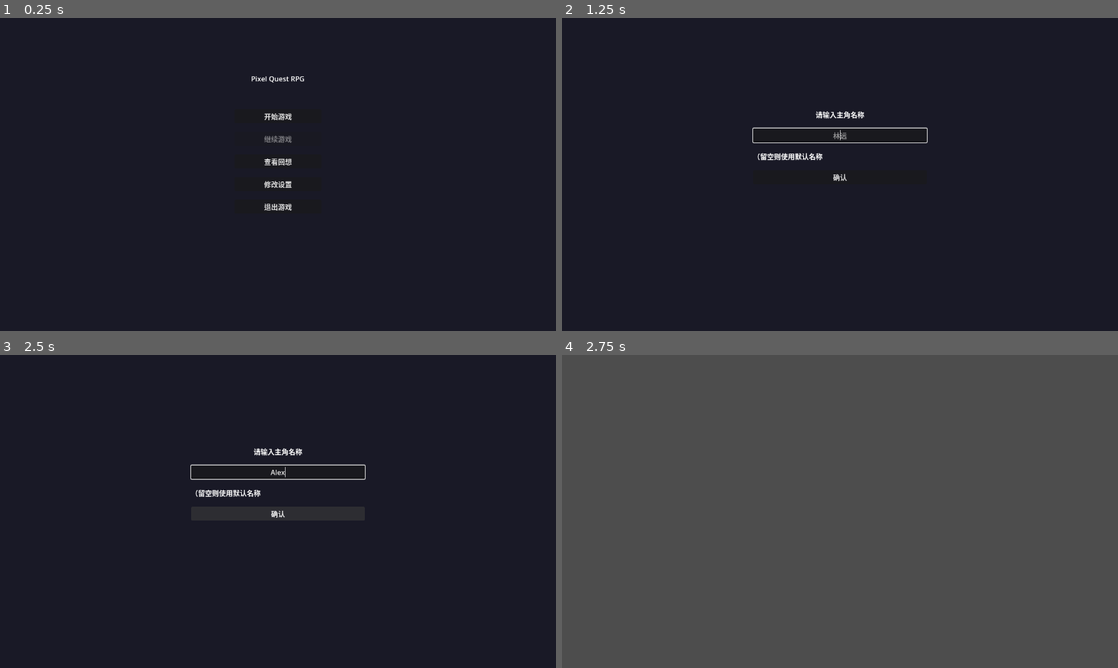
Above: before the commit, frames 1-4 (two rows, left to right).
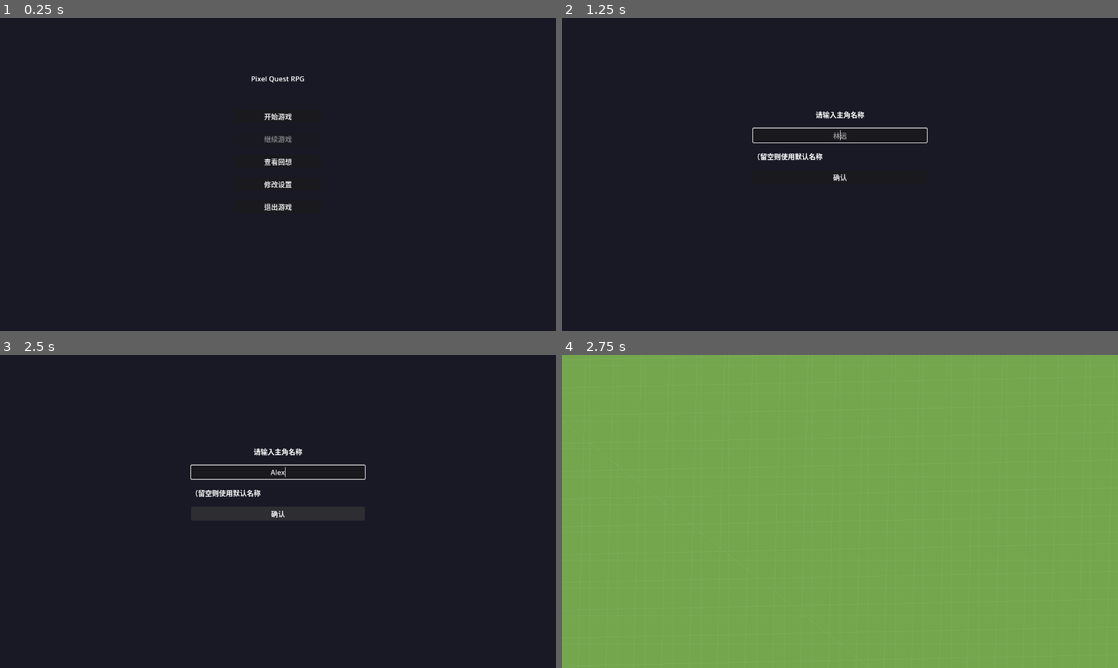
Above: after the commit, the same moments.

Repository: yfh349958021/pixel-quest-rpg
Game: Godot game, scene res://scenes/MainMenu.tscn
Two runs of this game, one before a commit and one after it. Both use one fixed random seed, a clock stepped at 60 frames per second and the inputs below.
Inputs (mouse positions are in pixels of both pictures, inside the frame that each line leads up to):
- Up to frame 1 (0.25 s): no input
- Up to frame 2 (1.25 s): click "开始游戏" at 0.5 s
- Up to frame 3 (2.5 s): click (278, 473) at 1.27 s; type "Alex" at 1.35 s; click "确认" at 2 s
- Up to frame 4 (2.75 s): no input

Frames 1-3 are identical in both runs. In frame 4, 100% of the frame differs, in the area x 0-100%, y 0-100%.

Commit message:
fix: 修复地图不显示和ESC菜单按钮无法点击
Bug1: game_world.gd缺少MapManager.load_map()调用
- 只调用了setup()但没有load_map()
- 导致await map_loaded永远挂起,玩家不显示

Bug2: SystemMenu缺少process_mode=Always
- get_tree().paused=true后所有子节点停止处理输入
- CanvasLayer需要process_mode=3才能在暂停时响应

Diff:
--- a/scenes/SystemMenu.tscn
+++ b/scenes/SystemMenu.tscn
@@ -5,6 +5,7 @@
 
 [node name="SystemMenu" type="CanvasLayer"]
 layer = 100
+process_mode = 3
 script = ExtResource("1_sys")
 
 [node name="Panel" type="Panel" parent="."]
--- a/src/ui/game_world.gd
+++ b/src/ui/game_world.gd
@@ -8,31 +8,30 @@
 var _system_menu: CanvasLayer = null
 
 func _ready() -> void:
-	# 初始化MapManager
+	# 初始化MapManager并加载当前地图
 	MapManager.setup(map_container)
+	MapManager.load_map(GameManager.current_map_id)
+	await MapManager.map_loaded
 	# 加载系统菜单
 	var menu_scene: PackedScene = load("res://scenes/SystemMenu.tscn")
 	if menu_scene:
 		_system_menu = menu_scene.instantiate()
 		add_child(_system_menu)
-	# 连接NPC交互信号(延迟连接，等MapManager生成NPC后)
-	await MapManager.map_loaded
+	# 连接NPC交互信号
 	_connect_npc_signals()
 	# 设置玩家位置
 	player.position = GameManager.player_position
 	player.freeze_movement(false)
+	# 监听后续地图切换
+	MapManager.map_loaded.connect(_on_map_loaded)
 
 func _connect_npc_signals() -> void:
 	for npc: Node in MapManager.get_current_npcs():
 		if npc.has_signal("dialogue_requested"):
 			if not npc.dialogue_requested.is_connected(_on_npc_dialogue_requested):
 				npc.dialogue_requested.connect(_on_npc_dialogue_requested)
-	# 监听后续地图切换的NPC生成
-	if not MapManager.map_loaded.is_connected(_on_map_loaded):
-		MapManager.map_loaded.connect(_on_map_loaded)
 
 func _on_map_loaded(_map_id: int, _map_name: String) -> void:
-	# 地图切换后重新连接NPC信号
 	await get_tree().process_frame
 	_connect_npc_signals()
 
